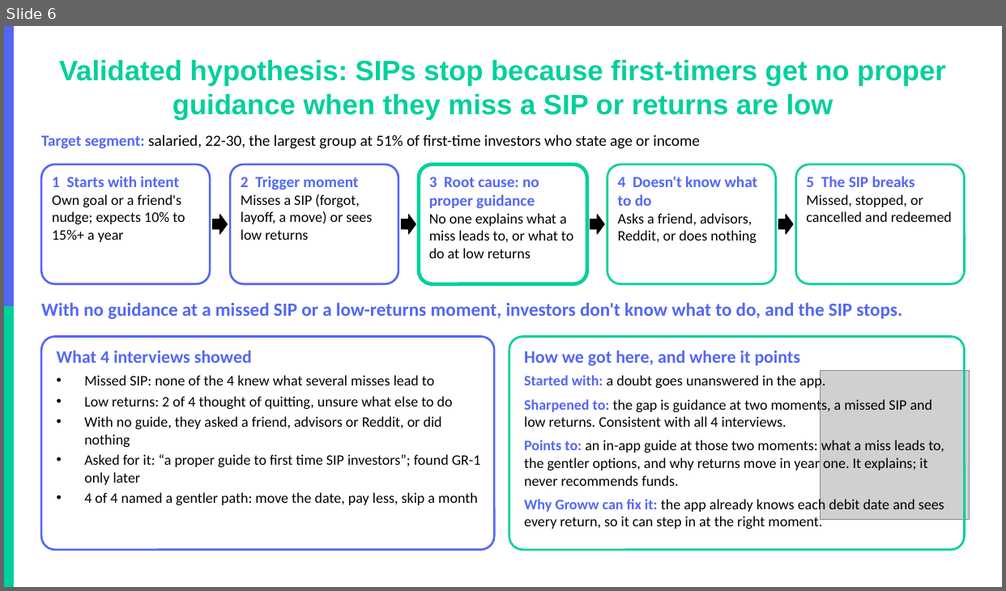
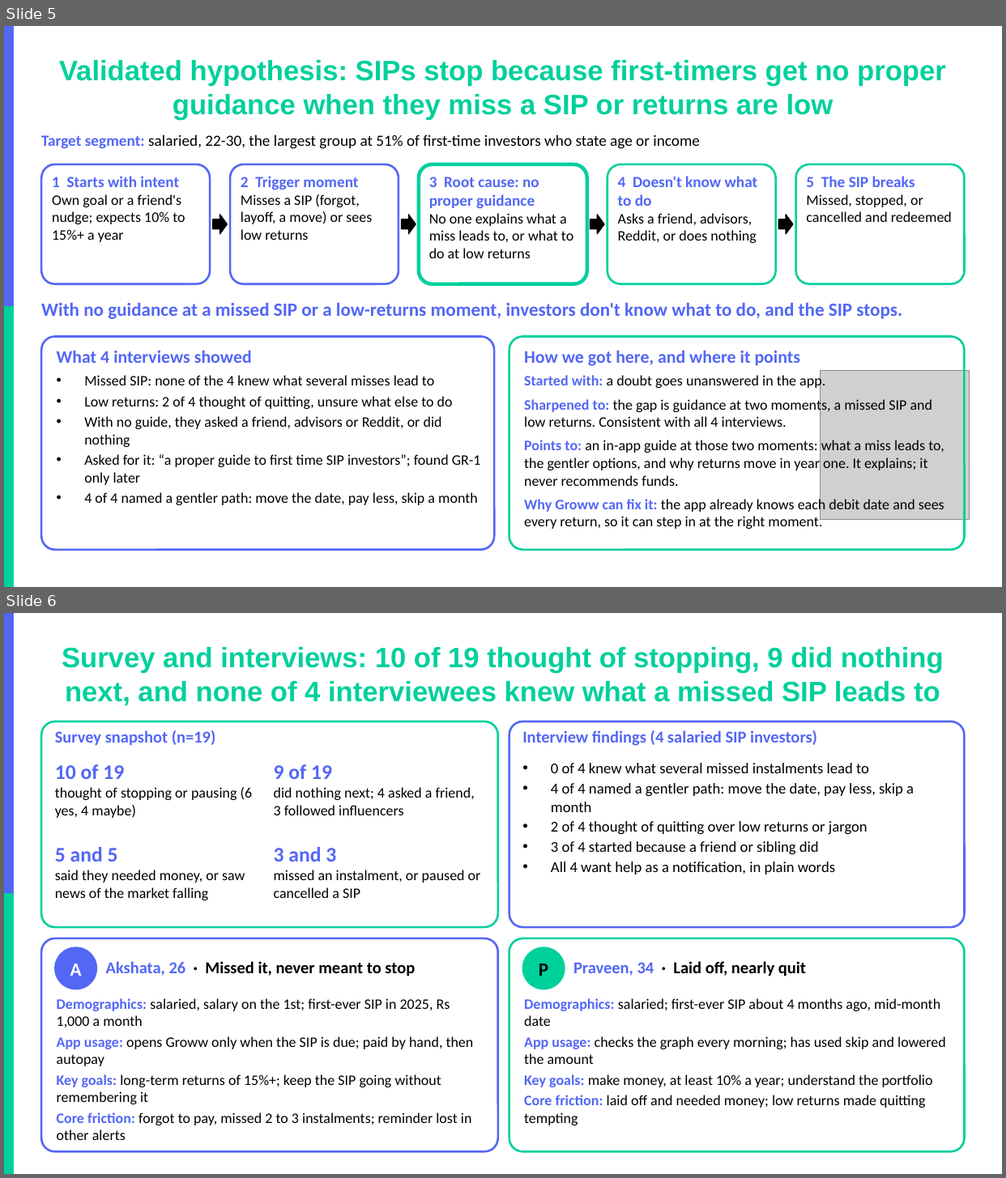
Before and after one commit to akarshita711/NEXTLEAP_GRAD_PROJECT_groww_SIP_research, a slide deck: deck/NL_Groww.pptx. Shown one above the other, each under a label of ours: slide 6 before the commit, slides 5 and 6 after it. The pictures are 1006x591 and 1006x1178 pixels, drawn with LibreOffice and Linux fonts; fonts in the diff are those of the drawing; grey boxes stand for pictures; background and template pictures are left out. Boxes give left, top, right and bottom in pixels: in the first picture for what was removed or moved away, otherwise in the second. Text is boxed around its words. In the diff, an @@ line names an element or a change of style, - is before the commit and + after.

```diff
--- a/deck/NL_Groww.pptx
+++ b/deck/NL_Groww.pptx
@@ slide 6 added at [4,613,1002,1174], background #FFFFFF; not listed: 2 template elements that a slide beside it also shows @@
@@ title added at [62,647,944,706], 27 pt, text #00D09C, bold @@
+Survey and interviews: 10 of 19 thought of stopping, 9 did nothing next, and none of 4 interviewees knew what a missed SIP leads to
@@ rounded rectangle added at [41,722,498,927], outline #00D09C 2 pt @@
@@ text added at [55,730,216,745], 16 pt, text #5367F5, bold @@
+Survey snapshot (n=19)
@@ rounded rectangle added at [509,722,965,927], outline #5367F5 2 pt @@
@@ text added at [522,730,817,746], 16 pt, text #5367F5, bold @@
+Interview findings (4 salaried SIP investors)
@@ text added at [55,764,253,818], 14 pt, text #000000 @@
+10 of 19
+thought of stopping or pausing (6 yes, 4 maybe)
@@ text added at [274,764,475,815], 14 pt, text #000000 @@
+9 of 19
+did nothing next; 4 asked a friend, 3 followed influencers
@@ text added at [551,763,914,875], 14.5 pt, text #000000 @@
+• 0 of 4 knew what several missed instalments lead to
+• 4 of 4 named a gentler path: move the date, pay less, skip a month
+• 2 of 4 thought of quitting over low returns or jargon
+• 3 of 4 started because a friend or sibling did
+• All 4 want help as a notification, in plain words
@@ text added at [55,847,245,901], 14 pt, text #000000 @@
+5 and 5
+said they needed money, or saw news of the market falling
@@ text added at [274,847,481,898], 14 pt, text #000000 @@
+3 and 3
+missed an instalment, or paused or cancelled a SIP
@@ rounded rectangle added at [41,939,498,1152], outline #5367F5 2 pt @@
@@ ellipse added at [55,948,97,990], fill #5367F5, outline #5367F5 1 pt @@
@@ rounded rectangle added at [509,939,965,1152], outline #00D09C 2 pt @@
@@ ellipse added at [522,948,565,990], fill #00D09C, outline #00D09C 1 pt @@
@@ text added at [70,964,82,976], 18 pt, text #FFFFFF, bold @@
+A
@@ text added at [106,961,415,977], 16 pt, text #000000, bold @@
+Akshata, 26 · Missed it, never meant to stop
@@ text added at [539,964,548,976], 18 pt, text #000000, bold @@
+P
@@ text added at [573,961,806,977], 16 pt, text #000000, bold @@
+Praveen, 34 · Laid off, nearly quit
@@ text added at [57,999,474,1140], 14 pt, text #000000 @@
+Demographics: salaried, salary on the 1st; first-ever SIP in 2025, Rs 1,000 a month
+App usage: opens Groww only when the SIP is due; paid by hand, then autopay
+Key goals: long-term returns of 15%+; keep the SIP going without remembering it
+Core friction: forgot to pay, missed 2 to 3 instalments; reminder lost in other alerts
@@ text added at [524,999,946,1126], 14 pt, text #000000 @@
+Demographics: salaried; first-ever SIP about 4 months ago, mid-month date
+App usage: checks the graph every morning; has used skip and lowered the amount
+Key goals: make money, at least 10% a year; understand the portfolio
+Core friction: laid off and needed money; low returns made quitting tempting
@@ what was slide 6 is now slide 5 @@
```
Also in this commit, not shown: 3 slides changed, 3 other slides added, 4 slides removed, 11 other files.
